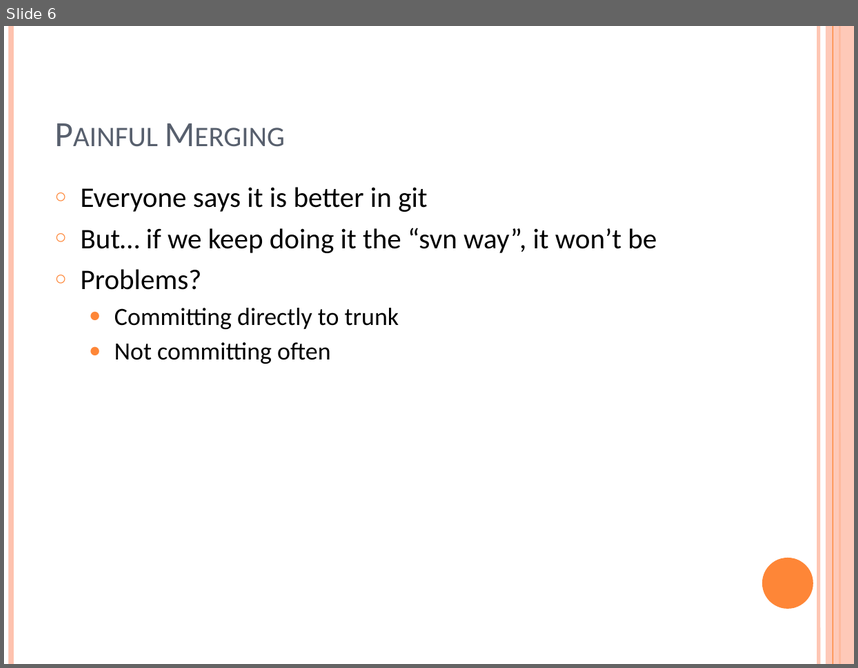
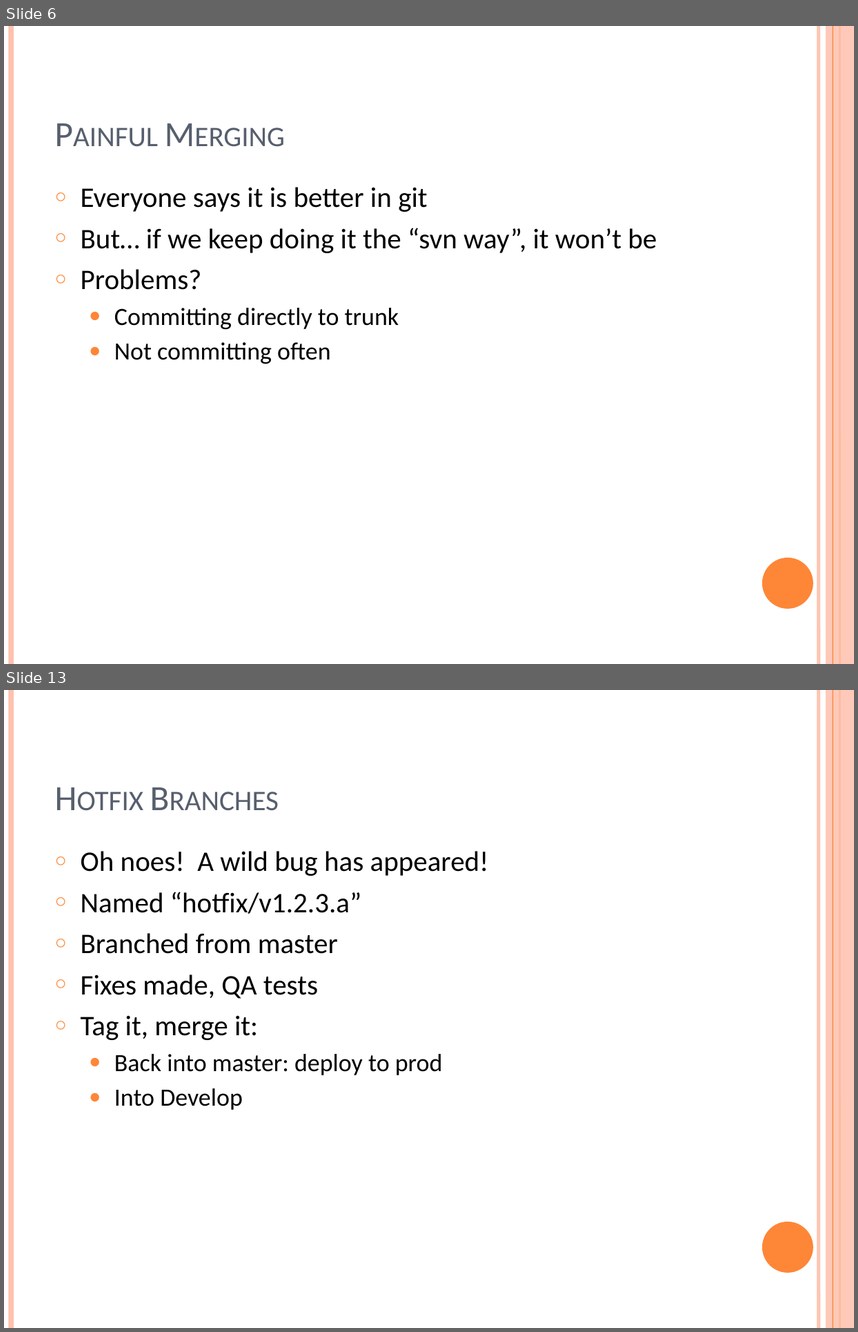
Before and after one commit to ungood/presentations, a slide deck: GitFlow/The Case for Git (Flow).pptx. Shown one above the other, each under a label of ours: slide 6 before the commit, slides 6 and 13 after it; the slides between them are not shown. The pictures are 858x668 and 858x1332 pixels, drawn with LibreOffice and Linux fonts; fonts in the diff are those of the drawing. Boxes give left, top, right and bottom in pixels: in the first picture for what was removed or moved away, otherwise in the second. Text is boxed around its words. In the diff, an @@ line names an element or a change of style, - is before the commit and + after.

```diff
--- a/GitFlow/The Case for Git (Flow).pptx
+++ b/GitFlow/The Case for Git (Flow).pptx
@@ slide 13 added at (4,690,854,1328), background #FFFFFF; not listed: 6 template elements that a slide beside it also shows @@
@@ title added at (47,716,741,822), 30 pt, text #575F6D, small capitals @@
+Hotfix Branches
@@ text added at (81,851,489,1110), 24 pt, text #000000 @@
+○ Oh noes! A wild bug has appeared!
+○ Named “hotfix/v1.2.3.a”
+○ Branched from master
+○ Fixes made, QA tests
+○ Tag it, merge it:
+  ● Back into master: deploy to prod
+  ● Into Develop
```
Also in this commit, not shown: 1 slide changed, 10 other slides added, 1 slide removed, 1 other file.
